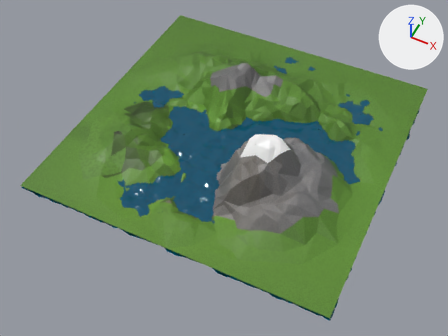
A saved change to the glTF model new_low_poly/new_low_poly_assets/landscape_2.glb.
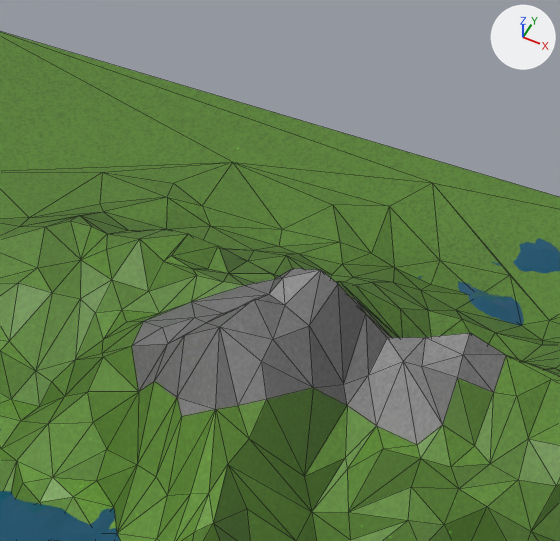
The first picture shows the older version from a 50 mm camera at (6.05, -13.19, 14.52) aimed at (0.09, -1.27, -0.37). The close-ups show both versions on the part from 41% to 66% of the width and 3% to 35% of the height of that picture; other places that the commit changed are outside them. Lighting does not change. The marker at upper right points along +X, +Y and +Z. The close-ups show mesh edges as thin lines. Where no turn or scale is listed for an object, it has been applied to the vertices. Vertices at the same position are counted once.

The older version as bpy lines, for what is in view:
```python
me_landscape = bpy.data.meshes.new('Landscape')
me_landscape.from_pydata(...)  # 858 vertices, 1705 faces; spans x -5.0..5.0, y -5.0..5.0, z -0.5..1.88
# faces by material slot: [1236, 433, 36]
me_landscape.materials.append(mat_material_001)  # picture img_mountains_ao
me_landscape.materials.append(mat_mountain)  # picture img_mountains_ao
me_landscape.materials.append(mat_snow)  # picture img_mountains_ao
me_landscape_plane = bpy.data.meshes.new('Landscape_plane')
me_landscape_plane.from_pydata(...)  # 15625 vertices, 30752 faces; spans x -5.08..5.06, y -5.05..5.05, z -0.26..-0.04
me_landscape_plane.materials.append(mat_water)  # dark cyan #004f6c
ob_landscape = bpy.data.objects.new('Landscape', me_landscape)
ob_landscape.location = (0.0, 0.0, 0.0)
ob_landscape_plane = bpy.data.objects.new('Landscape_plane', me_landscape_plane)
ob_landscape_plane.location = (0.0, 0.0, 0.046)
```
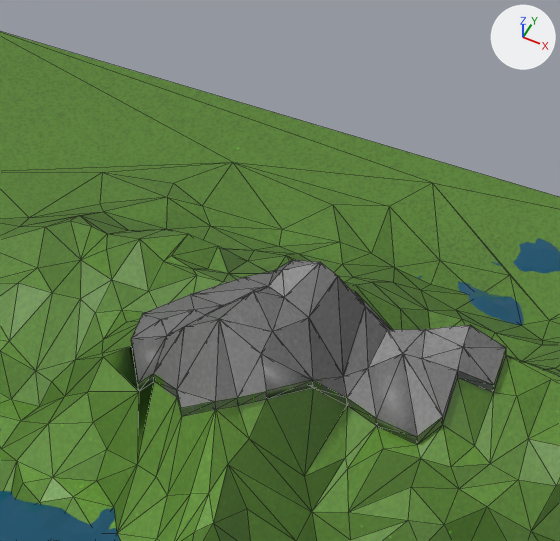
Location of each change, [x1, y1, x2, y2] in pixels of the close-ups (560 x 541 px):
part 1 of me_landscape, added: after [131, 260, 506, 445]

Patch to the scene script:
```diff
--- a/new_low_poly/new_low_poly_assets/landscape_2.glb.py
+++ b/new_low_poly/new_low_poly_assets/landscape_2.glb.py
@@ me_landscape @@
 # used by ob_landscape; location = (0.0, 0.0, 0.0)
-me_landscape.from_pydata(...)  # 858 vertices, 1705 faces; spans x -5.0..5.0, y -5.0..5.0, z -0.5..1.88
+me_landscape.from_pydata(...)  # 984 vertices, 2612 faces; spans x -5.0..5.0, y -5.0..5.0, z -0.5..1.88
+# me_landscape part 1: 53 vertices added at x -1.84..0.57, y 0.92..2.78, z 0.22..1.27
 me_landscape.materials.append(mat_material_001)
```
